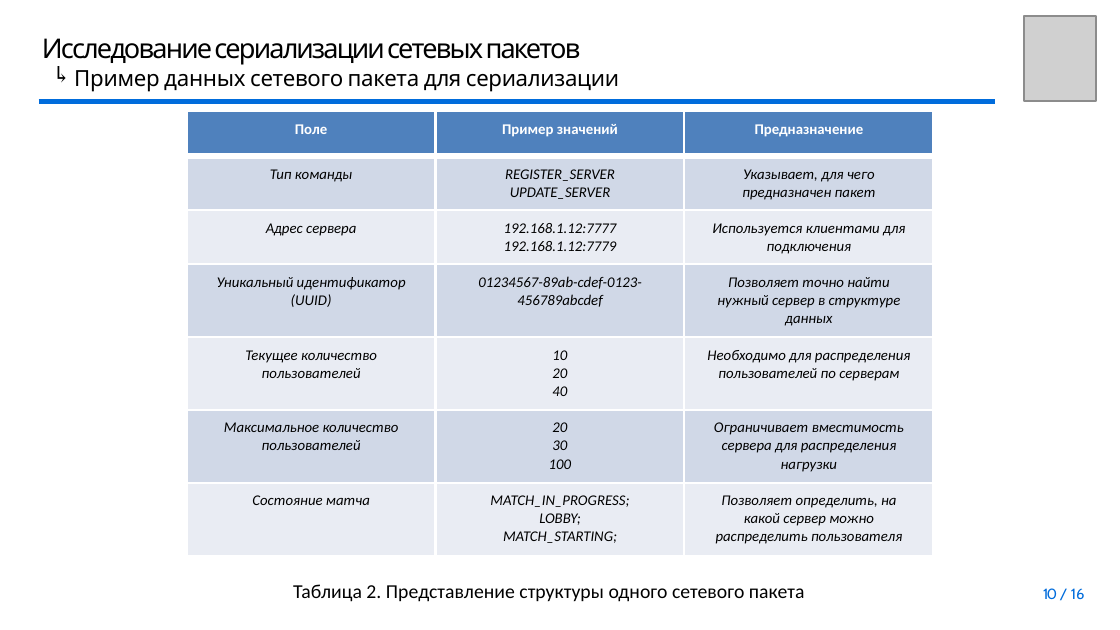
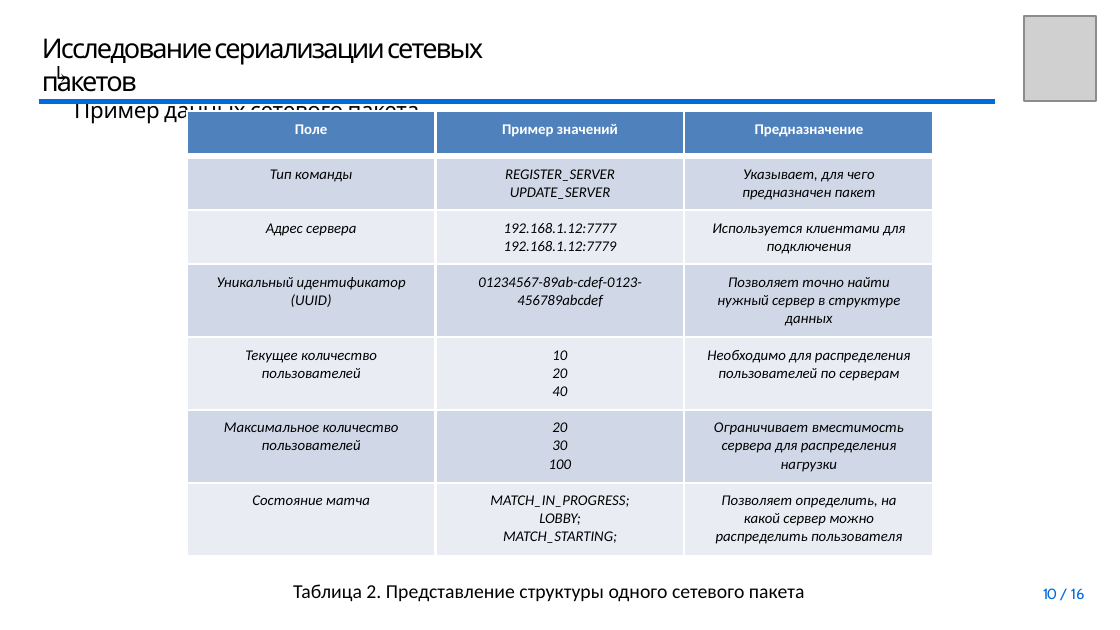
Before and after one commit to youngB0rrov/bmstu_doc, a slide deck: slide 10 of Master/Diploma/presentation/Презентация.pptx. Drawn at 1120x630 pixels with LibreOffice and Linux fonts; fonts in the diff are those of the drawing; grey boxes stand for pictures; background and template pictures are left out. Boxes give left, top, right and bottom in pixels: in the first picture for what was removed or moved away, otherwise in the second. Text is boxed around its words. In the diff, an @@ line names an element or a change of style, - is before the commit and + after.

```diff
--- a/Master/Diploma/presentation/Презентация.pptx
+++ b/Master/Diploma/presentation/Презентация.pptx
@@ title at [74,98,420,124]: text changed @@
-Пример данных сетевого пакета для сериализации
+Пример данных сетевого пакета
```
Also in this commit, not shown: 7 other slides changed, 1 other file.
